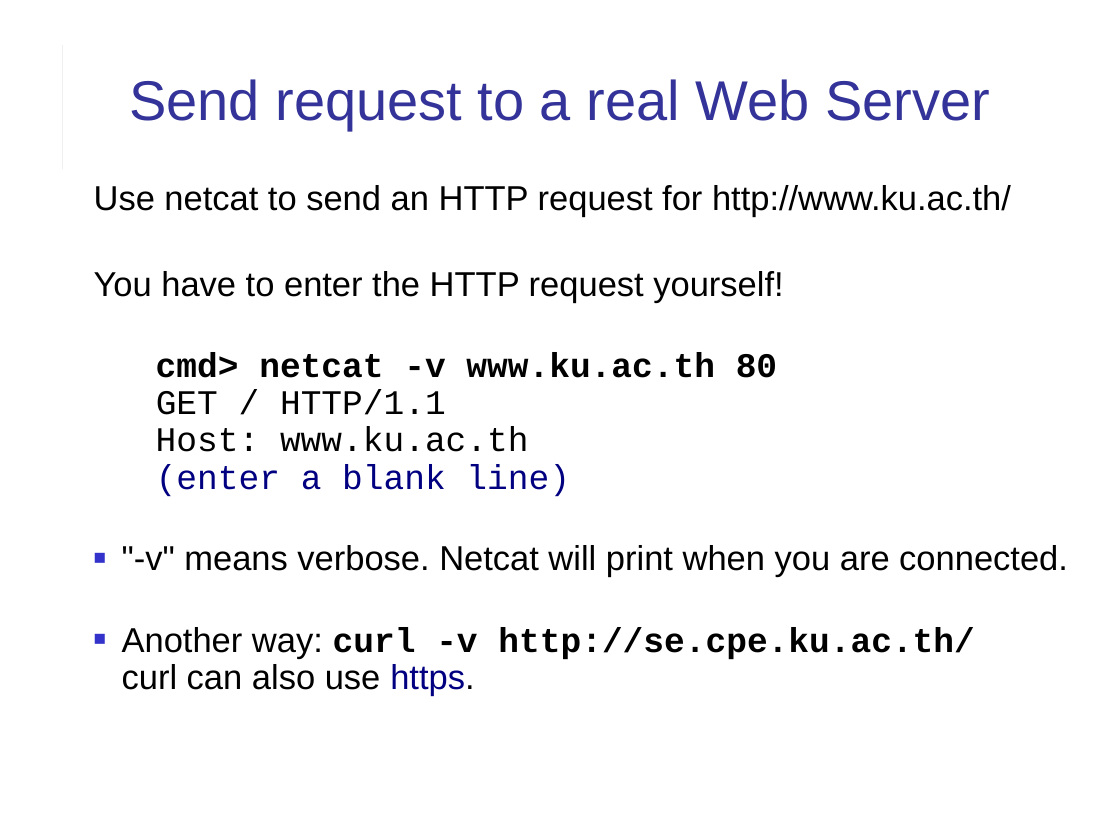
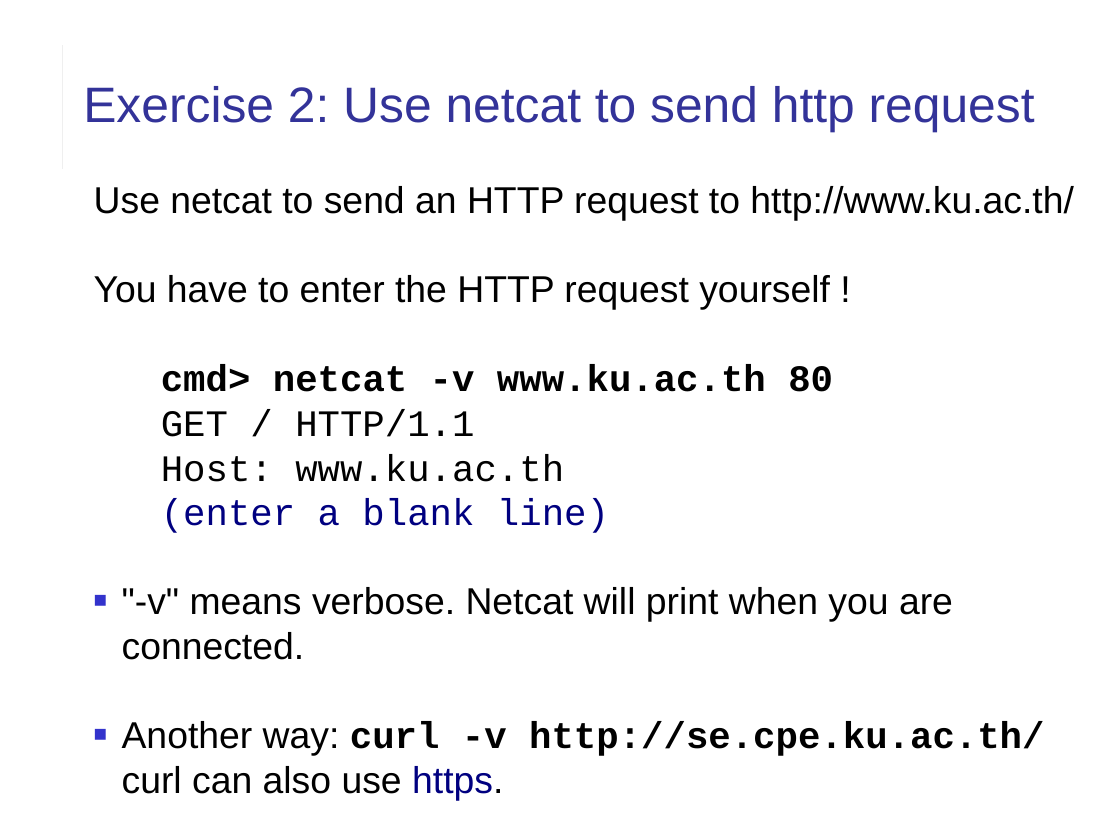
Before and after one commit to cpske/ISP, a slide deck: slide 10 of web/HTTP-in-Action.ppt. Drawn at 1120x840 pixels with LibreOffice and Linux fonts; fonts in the diff are those of the drawing. Boxes give left, top, right and bottom in pixels: in the first picture for what was removed or moved away, otherwise in the second. Text is boxed around its words. In the diff, an @@ line names an element or a change of style, - is before the commit and + after.

Commit message:
fix typos in slides

```diff
--- a/web/HTTP-in-Action.ppt
+++ b/web/HTTP-in-Action.ppt
@@ title at <box>83,86,1035,132</box>: text changed; size 36 to 32 pt @@
-Send request to a real Web Server
+Exercise 2: Use netcat to send http request
@@ text at <box>94,186,1073,310</box>: text changed; size 22.2 to 24 pt @@
-Use netcat to send an HTTP request for http://www.ku.ac.th/
-You have to enter the HTTP request yourself!
+Use netcat to send an HTTP request to http://www.ku.ac.th/
+You have to enter the HTTP request yourself !
@@ text at <box>122,364,1044,801</box>: size 22.2 to 24 pt in "cmd> netcat -v www.ku.ac.th 80", "GET / HTTP/1.1", "Host: www.ku.ac.th", "(enter a blank line)" and 2 more places; line spacing 0.9 to 1 @@
```
Also in this commit, not shown: 11 other slides changed, 1 other file.
